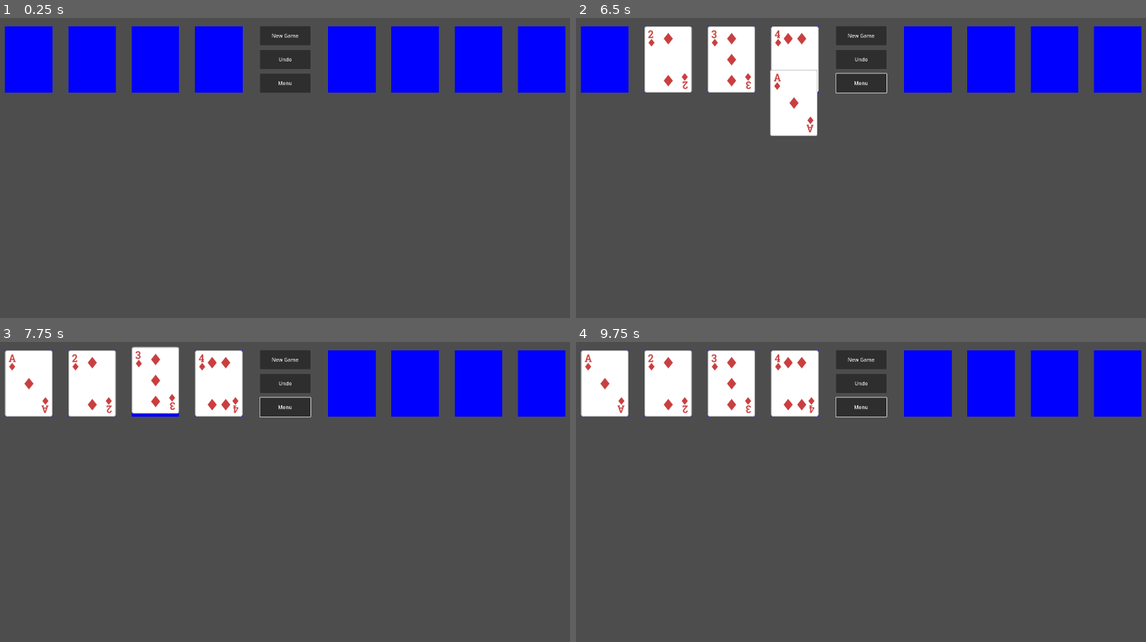
Above: before the commit, frames 1-4 (two rows, left to right).
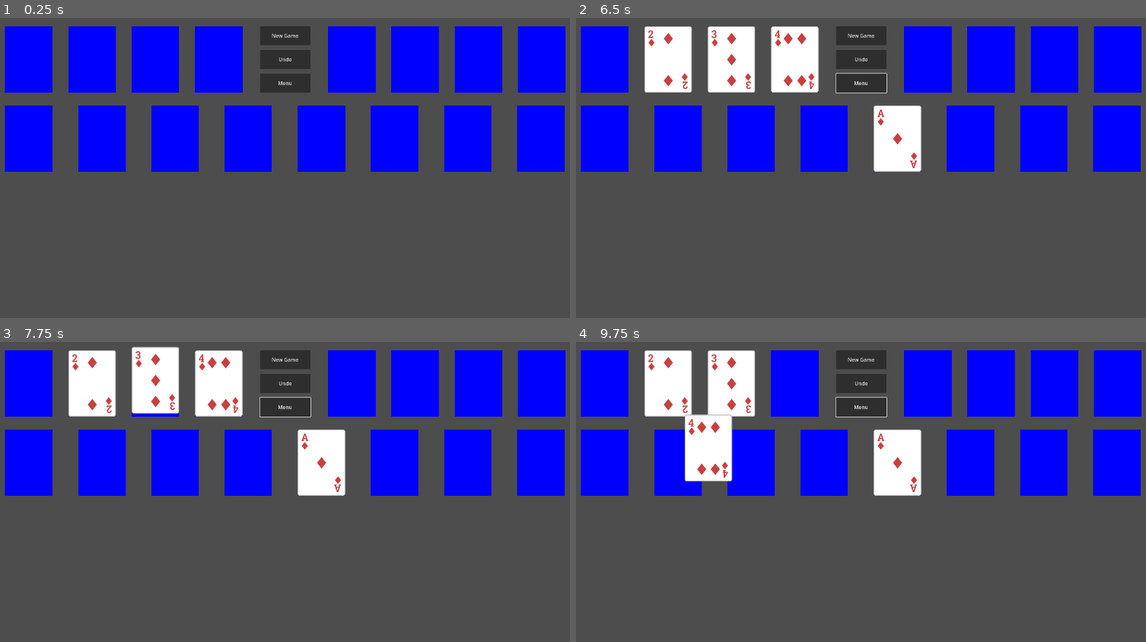
Above: after the commit, the same moments.

Repository: emabrey/card-framework
Game: Godot game, scene res://freecell/scenes/main_game/freecell_game.tscn
The game is run twice, just before and just after one commit, with the same random seed, the same clock (stepped at 60 frames per second) and the same inputs. The project has no main scene, so this scene is started directly.
Inputs (mouse positions are in pixels of both pictures, inside the frame that each line leads up to):
- Up to frame 1 (0.25 s): no input
- Up to frame 2 (6.5 s): click "New Game" at 0.5 s; click "New Game" at 1.25 s; click "Undo" at 2 s; click "Undo" at 2.75 s; click "New Game" at 3.5 s; click "Undo" at 4.25 s; click "Menu" at 5 s; drag from (581, 27) to (912, 105) at 5.77 s
- Up to frame 3 (7.75 s): drag from (68, 351) to (245, 573) at 6.52 s; move the mouse to (131, 351) at 7.27 s; click (131, 351) at 7.42 s
- Up to frame 4 (9.75 s): drag from (769, 351) to (672, 453) at 8.02 s; move the mouse to (1037, 558) at 8.77 s; click (1037, 558) at 8.92 s; drag from (672, 453) to (764, 420) at 9.52 s

The runs differ from the first frame. In frame 1, 15% of the frame differs, in the area x 0-100%, y 29-52%; in frame 2, 16%; in frame 3, 17%; in frame 4, 20%, in the area x 0-100%, y 2-52%.

Commit message:
feat: implement the skeleton of tableau

Diff:
--- a/card_framework/pile.gd
+++ b/card_framework/pile.gd
@@ -52,6 +52,7 @@
 
 	if enable_drop_zone and align_drop_zone_with_top_card:
 		drop_zone.change_sensor_position_with_offset(last_offset)
+		drop_zone.change_placement_position_with_offset(last_offset)
 
 
 func _calculate_offset(index: int) -> Vector2:
--- /dev/null
+++ b/freecell/scenes/card_container/tableau.gd
@@ -0,0 +1,9 @@
+class_name Tableau
+extends Pile
+
+func card_can_be_added(_card: Card) -> bool:
+	var playing_card = _card as PlayingCard
+	if playing_card == null:
+		return false
+
+	return true
--- a/freecell/scenes/card_container/tableau.tscn
+++ b/freecell/scenes/card_container/tableau.tscn
@@ -1,6 +1,15 @@
-[gd_scene format=3 uid="uid://bn72g6fewh8aq"]
+[gd_scene load_steps=2 format=3 uid="uid://bn72g6fewh8aq"]
+
+[ext_resource type="Script" path="res://freecell/scenes/card_container/tableau.gd" id="1_xk3i2"]
 
 [node name="Tableau" type="Control"]
 layout_mode = 3
 anchors_preset = 0
 mouse_filter = 1
+script = ExtResource("1_xk3i2")
+stack_display_gap = 40
+max_stack_display = 52
+layout = 1
+restrict_to_top_card = false
+sensor_color = Color(0, 1, 0, 1)
+placement_color = Color(0, 0, 1, 1)
--- a/freecell/scenes/main_game/freecell_game.tscn
+++ b/freecell/scenes/main_game/freecell_game.tscn
@@ -6,6 +6,7 @@
 [ext_resource type="Texture2D" uid="uid://bnx5n1lm62uhd" path="res://freecell/assets/images/cards/cardBack_blue1.png" id="2_6hvfq"]
 [ext_resource type="PackedScene" uid="uid://c644xfredmjoj" path="res://freecell/scenes/card_factory/frecell_card_factory.tscn" id="4_hp8si"]
 [ext_resource type="PackedScene" uid="uid://d134c8yu6d6qv" path="res://freecell/scenes/card_container/foundation.tscn" id="4_ivlr5"]
+[ext_resource type="PackedScene" uid="uid://bn72g6fewh8aq" path="res://freecell/scenes/card_container/tableau.tscn" id="7_wmb6j"]
 
 [node name="FreecellGame" type="Node"]
 script = ExtResource("1_qroca")
@@ -87,3 +88,51 @@
 offset_right = 1720.0
 offset_bottom = 50.0
 suit = 3
+
+[node name="Tableau_1" parent="CardManager" instance=ExtResource("7_wmb6j")]
+offset_left = 100.0
+offset_top = 300.0
+offset_right = 100.0
+offset_bottom = 300.0
+
+[node name="Tableau_2" parent="CardManager" instance=ExtResource("7_wmb6j")]
+offset_left = 331.0
+offset_top = 300.0
+offset_right = 331.0
+offset_bottom = 300.0
+
+[node name="Tableau_3" parent="CardManager" instance=ExtResource("7_wmb6j")]
+offset_left = 562.0
+offset_top = 300.0
+offset_right = 562.0
+offset_bottom = 300.0
+
+[node name="Tableau_4" parent="CardManager" instance=ExtResource("7_wmb6j")]
+offset_left = 793.0
+offset_top = 300.0
+offset_right = 793.0
+offset_bottom = 300.0
+
+[node name="Tableau_5" parent="CardManager" instance=ExtResource("7_wmb6j")]
+offset_left = 1024.0
+offset_top = 300.0
+offset_right = 1024.0
+offset_bottom = 300.0
+
+[node name="Tableau_6" parent="CardManager" instance=ExtResource("7_wmb6j")]
+offset_left = 1255.0
+offset_top = 300.0
+offset_right = 1255.0
+offset_bottom = 300.0
+
+[node name="Tableau_7" parent="CardManager" instance=ExtResource("7_wmb6j")]
+offset_left = 1486.0
+offset_top = 300.0
+offset_right = 1486.0
+offset_bottom = 300.0
+
+[node name="Tableau_8" parent="CardManager" instance=ExtResource("7_wmb6j")]
+offset_left = 1717.0
+offset_top = 300.0
+offset_right = 1717.0
+offset_bottom = 300.0
Not shown: 1 places in freecell/scenes/main_game/freecell_game.tscn that only renumber resources
